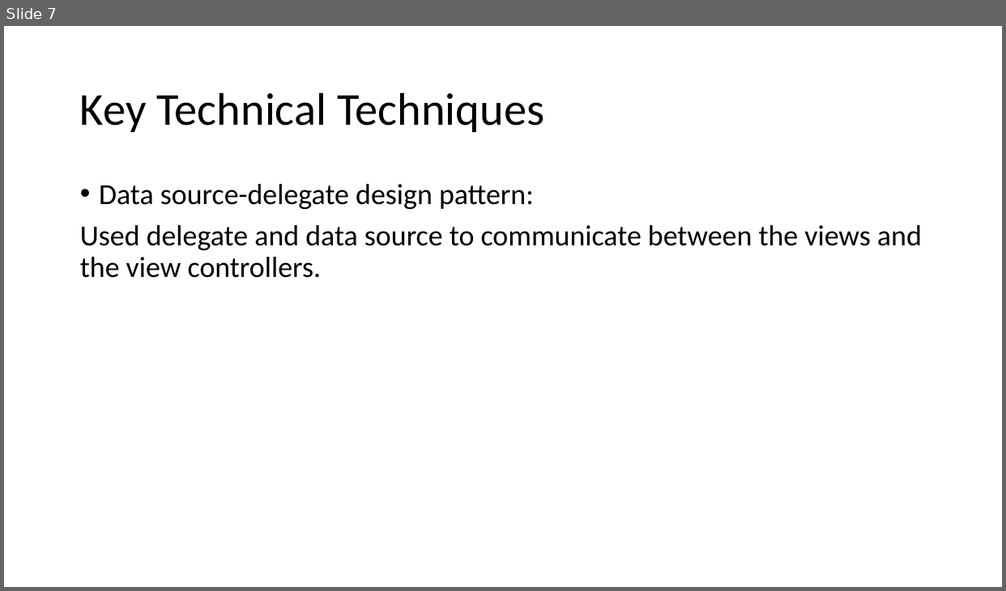
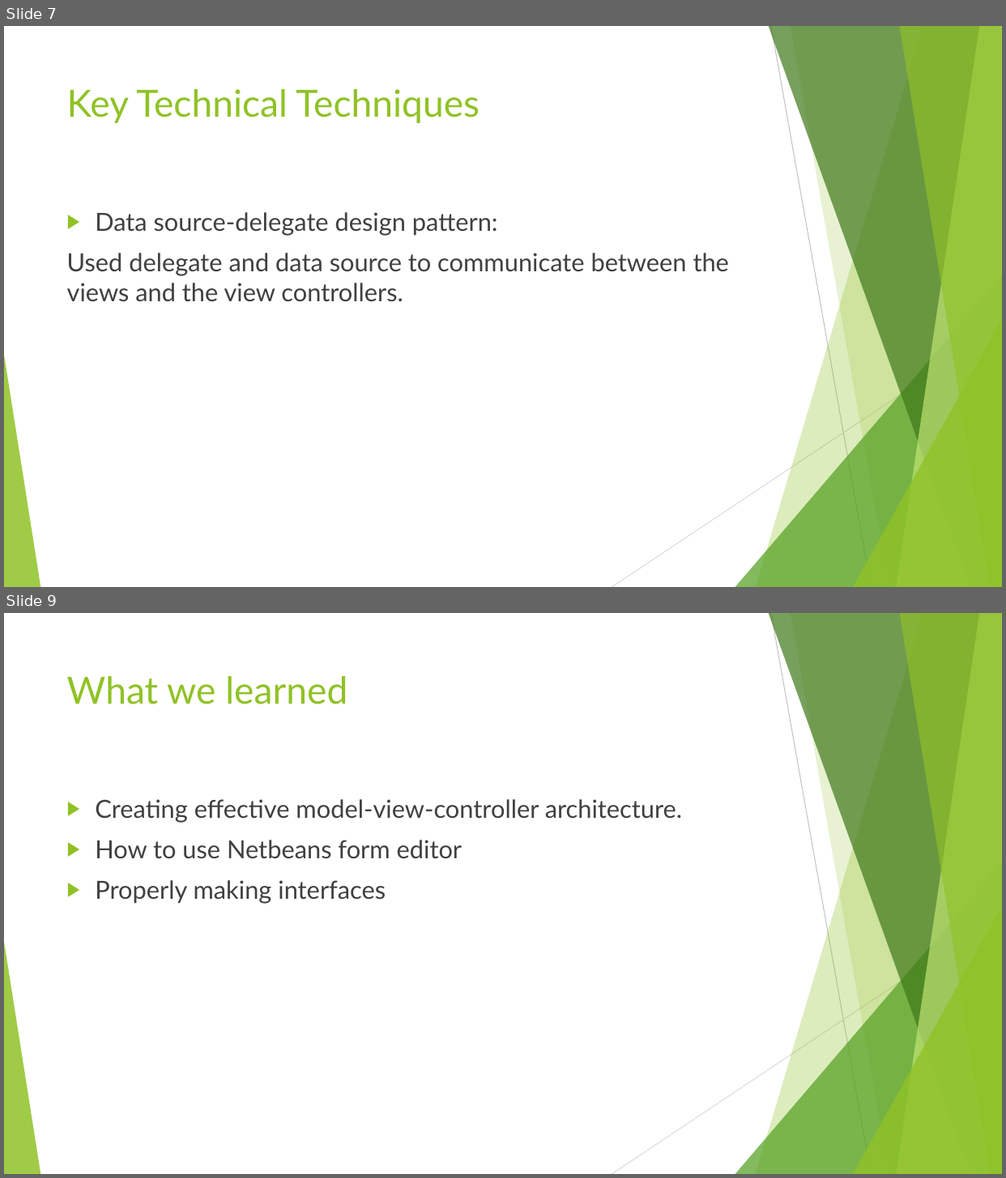
Before and after one commit to johnwhh/CSC545TermProject, a slide deck: csc545Powerpoint.pptx. Shown one above the other, each under a label of ours: slide 7 before the commit, slides 7 and 9 after it; the slides between them are not shown. The pictures are 1006x591 and 1006x1178 pixels, drawn with LibreOffice and Linux fonts; fonts in the diff are those of the drawing. Boxes give left, top, right and bottom in pixels: in the first picture for what was removed or moved away, otherwise in the second. Text is boxed around its words. In the diff, an @@ line names an element or a change of style, - is before the commit and + after.

```diff
--- a/csc545Powerpoint.pptx
+++ b/csc545Powerpoint.pptx
@@ slide 9 added at (4, 613, 1002, 1174), background #FFFFFF; not listed: 10 template elements that a slide beside it also shows @@
@@ title added at (67, 676, 347, 705), 36 pt, text #90C226 @@
+What we learned
@@ text added at (95, 799, 682, 904), 24 pt, text #404040 @@
+▶ Creating effective model-view-controller architecture.
+▶ How to use Netbeans form editor
+▶ Properly making interfaces
@@ slide 7 changed as well @@
@@ title "Key Technical Techniques": place and size @@
-title "Key Technical Techniques" at (80, 92, 544, 132)
+title "Key Technical Techniques" at (67, 89, 479, 123)
@@ title "Key Technical Techniques" at (67, 89, 479, 123): size 44 to 36 pt, font Calibri to Lato, text colour #000000 to #90C226; line spacing 0.9 to 1; vertical alignment middle to top @@
@@ text "Data source-delegate design pattern:": place and size @@
-text "Data source-delegate design pattern:" at (80, 184, 922, 278)
+text "Data source-delegate design pattern:" at (67, 212, 729, 302)
@@ text "Data source-delegate design pattern:" at (67, 212, 729, 302): size 28 to 24 pt, font Calibri to Lato, text colour #000000 to #404040; bullet • to ▶; line spacing 0.9 to 1 @@
@@ group added at (4, 26, 1002, 587): 5 freeform shapes, 3 triangles, 2 lines @@
```
Also in this commit, not shown: 6 other slides changed, 1 other slide added, 2 slides removed.
